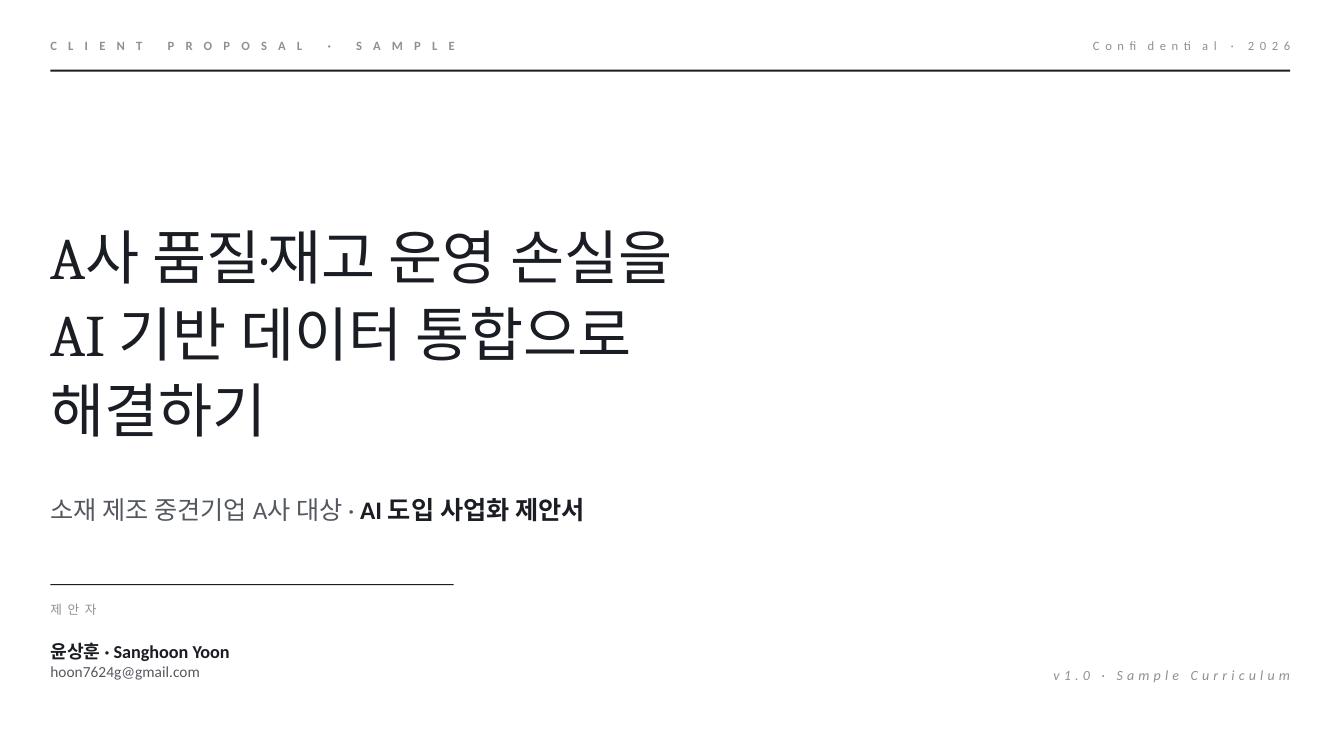
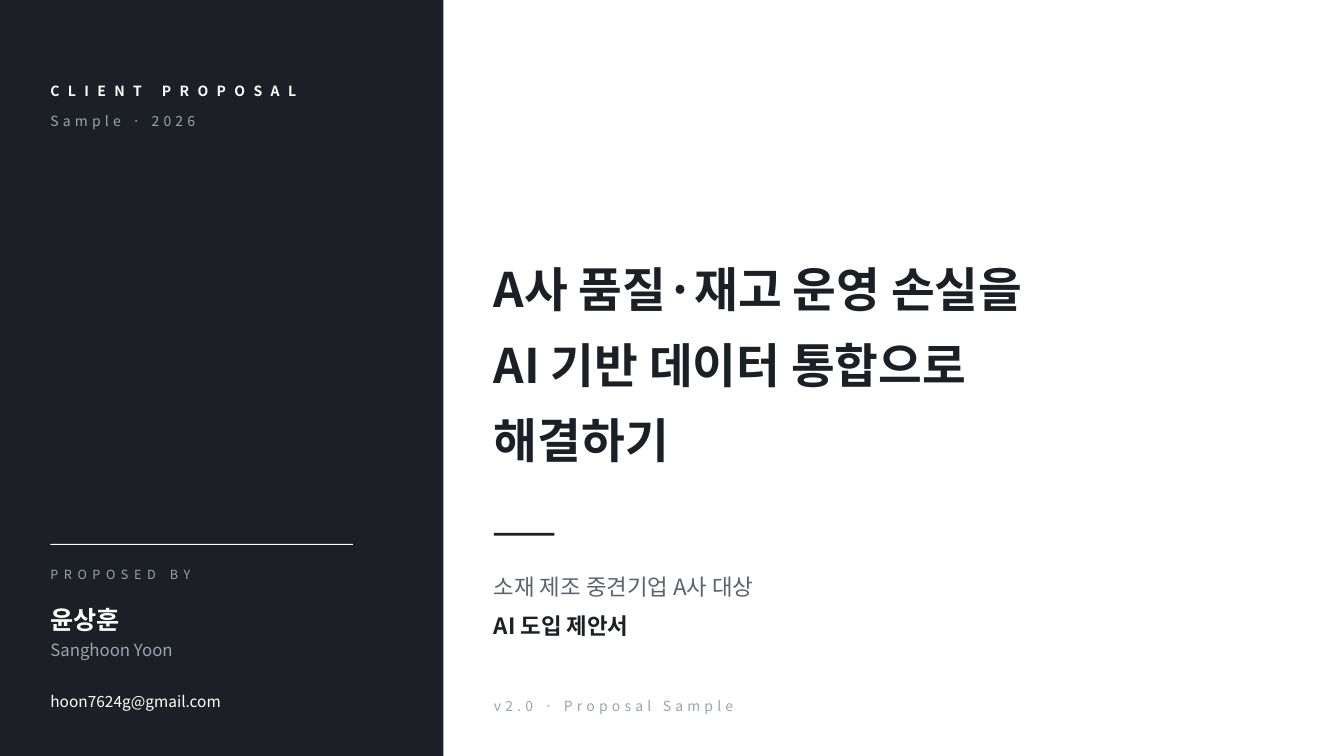
Before and after one commit to hoon7624g-web/DFNT, a slide deck: slide 1 of A_Corp_AI_Proposal_Sample.pptx. Drawn at 1344x756 pixels with LibreOffice and Linux fonts; fonts in the diff are those of the drawing. Boxes give left, top, right and bottom in pixels: in the first picture for what was removed or moved away, otherwise in the second. Text is boxed around its words. In the diff, an @@ line names an element or a change of style, - is before the commit and + after.

```diff
--- a/A_Corp_AI_Proposal_Sample.pptx
+++ b/A_Corp_AI_Proposal_Sample.pptx
@@ rectangle added at [0, 0, 444, 756], fill #1C1F26 @@
@@ line removed from (50, 71) to (1291, 71) @@
@@ text at [50, 115, 196, 129]: text changed; size 9 to 10 pt; font Calibri to Noto Sans CJK KR; text colour #8C9196 to #9CA3AF @@
-Confidential · 2026
+Sample · 2026
@@ text "A사 품질·재고 운영 손실을": place and size @@
-text "A사 품질·재고 운영 손실을" at [50, 230, 672, 437]
+text "A사 품질·재고 운영 손실을" at [494, 267, 1022, 463]
@@ text "A사 품질·재고 운영 손실을" at [494, 267, 1022, 463]: size 42 to 34 pt, font Cambria to Noto Sans CJK KR, text colour #1A1D23 to #1C1F26, bold on; line spacing 1 to 50pt @@
@@ line added from (494, 534) to (555, 534), #1C1F26 2 pt @@
@@ line moved from (50, 585) - (454, 585) to (50, 544) - (353, 544) @@
@@ line (50, 544) - (353, 544): stroke #1A1D23 0.75 pt to #FFFFFF 0.75 pt @@
@@ text added at [50, 560, 403, 590], 9 pt, text #9CA3AF @@
+PROPOSED BY
@@ text "윤상훈": place and size @@
-text "윤상훈" at [50, 642, 230, 680]
+text "윤상훈" at [50, 607, 220, 711]
@@ text at [494, 576, 753, 636]: text changed; size 18 to 16 pt; font Calibri to Noto Sans CJK KR; text colour #54595F to #5C616B @@
-소재 제조 중견기업 A사 대상 · AI 도입 사업화 제안서
+소재 제조 중견기업 A사 대상
+AI 도입 제안서
@@ text at [50, 607, 173, 660]: text changed; size 13 to 12 pt; font Calibri to Noto Sans CJK KR; text colour #1A1D23 to #9CA3AF; bold off @@
-윤상훈 · Sanghoon Yoon
+윤상훈
+Sanghoon Yoon
@@ text removed at [50, 603, 97, 615] @@
-제안자
@@ text at [50, 694, 220, 711]: font Calibri to Noto Sans CJK KR, text colour #54595F to #FFFFFF in "hoon7624g@gmail.com"; line spacing 1 to 18pt @@
@@ text at [494, 700, 733, 714]: text changed; font Calibri to Noto Sans CJK KR; text colour #8C9196 to #9CA3AF; italic off @@
-v1.0 · Sample Curriculum
+v2.0 · Proposal Sample
@@ text at [564, 700, 651, 714]: text changed; size 9 to 10 pt; font Calibri to Noto Sans CJK KR; text colour #8C9196 to #FFFFFF @@
-CLIENT PROPOSAL · SAMPLE
+CLIENT PROPOSAL
```
Also in this commit, not shown: 10 other slides changed, 3 slides added, 2 slides removed, 2 other files.
